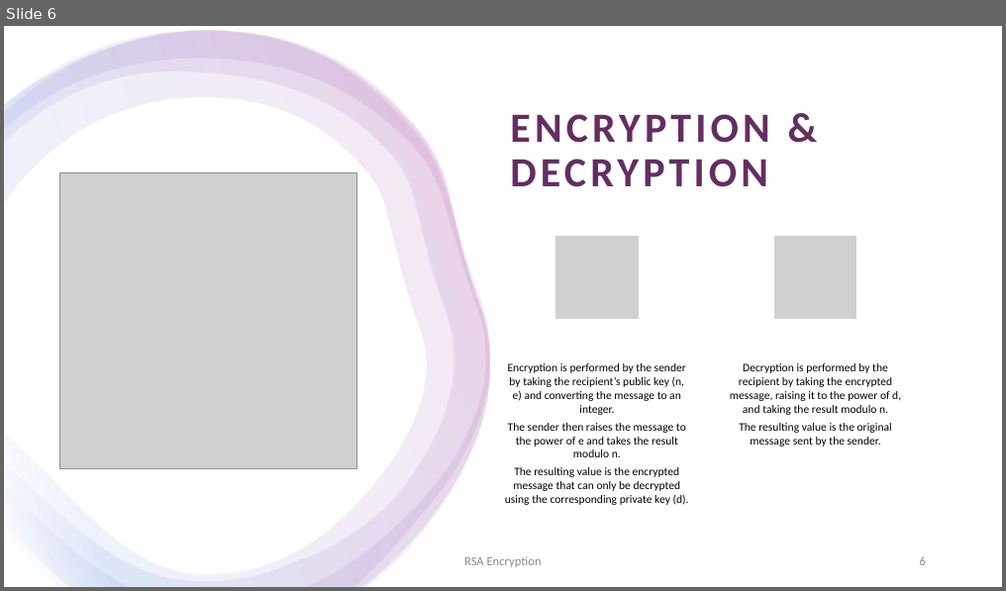
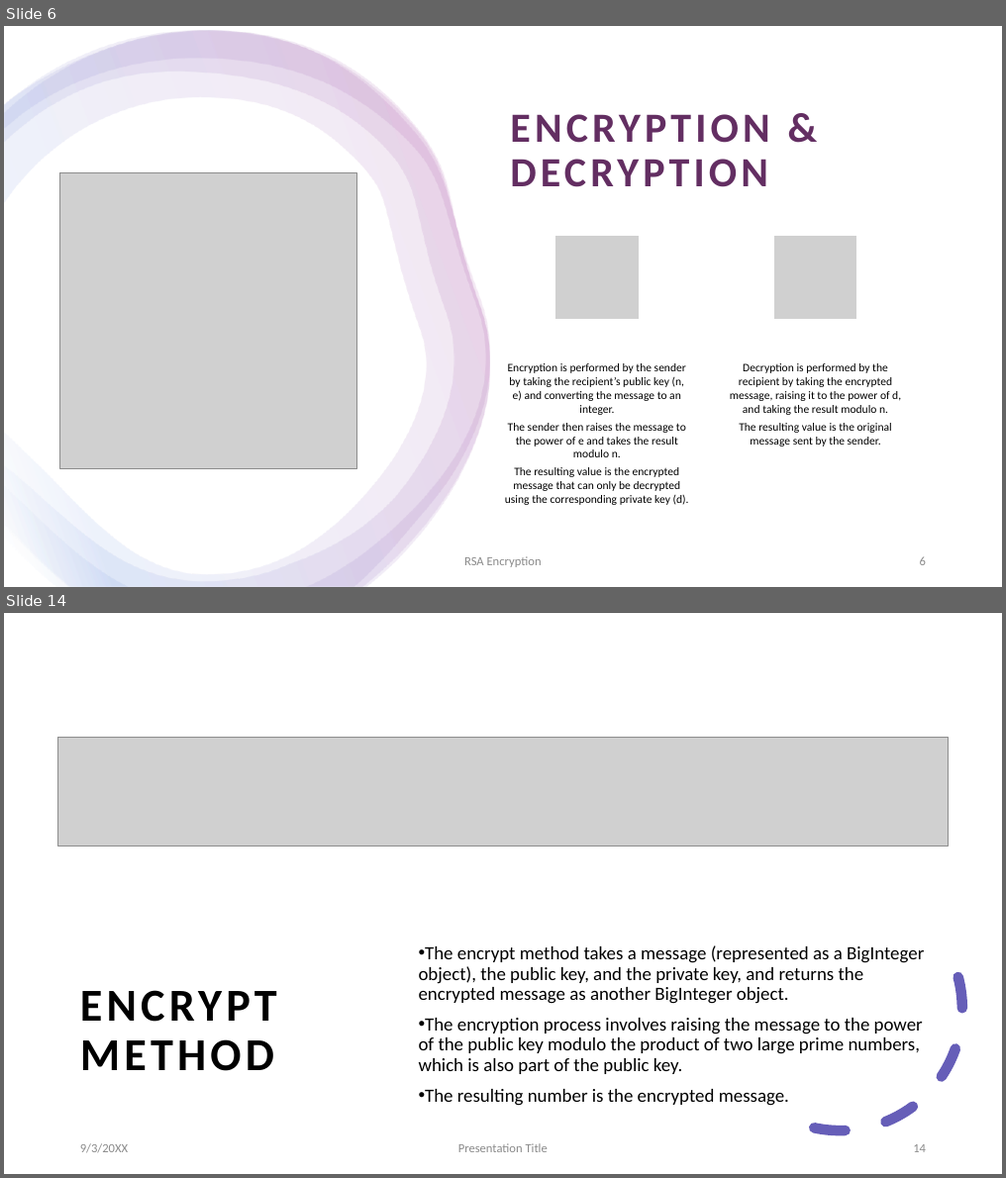
Before and after one commit to tpmcaloon/University, a slide deck: SecurityAndEncryption/RSAEncryptionPresentation.pptx. Shown one above the other, each under a label of ours: slide 6 before the commit, slides 6 and 14 after it; the slides between them are not shown. The pictures are 1006x591 and 1006x1178 pixels, drawn with LibreOffice and Linux fonts; fonts in the diff are those of the drawing; grey boxes stand for pictures. Boxes give left, top, right and bottom in pixels: in the first picture for what was removed or moved away, otherwise in the second. Text is boxed around its words. In the diff, an @@ line names an element or a change of style, - is before the commit and + after.

Commit message:
Security & Encryption Presentation and Assignment

```diff
--- a/SecurityAndEncryption/RSAEncryptionPresentation.pptx
+++ b/SecurityAndEncryption/RSAEncryptionPresentation.pptx
@@ slide 14 added at [4,613,1002,1174], background #FFFFFF; not listed: 1 template element that a slide beside it also shows @@
@@ rectangle added at [4,613,1002,1174], fill #FFFFFF @@
@@ picture added at [57,738,948,847] @@
@@ arc (boxed as its full ellipse) added at [691,860,989,1157], outline #665EB8 10 pt dashed @@
@@ text added at [419,946,924,1106], 18 pt, text #000000 @@
+• The encrypt method takes a message (represented as a BigInteger object), the public key, and the private key, and returns the encrypted message as another BigInteger object.
+• The encryption process involves raising the message to the power of the public key modulo the product of two large prime numbers, which is also part of the public key.
+• The resulting number is the encrypted message.
@@ title added at [80,990,277,1071], 44 pt, text #000000, bold @@
+ENCRYPT METHOD
@@ text added at [80,1144,128,1154], 12 pt, text #8C8C8C @@
+9/3/20XX
@@ text added at [458,1144,548,1153], 12 pt, text #8C8C8C @@
+Presentation Title
@@ page number added at [913,1145,926,1153], 12 pt, text #8C8C8C @@
+14
```
Also in this commit, not shown: 2 slides changed, 10 other slides added, 5 slides removed, 2 other files.
